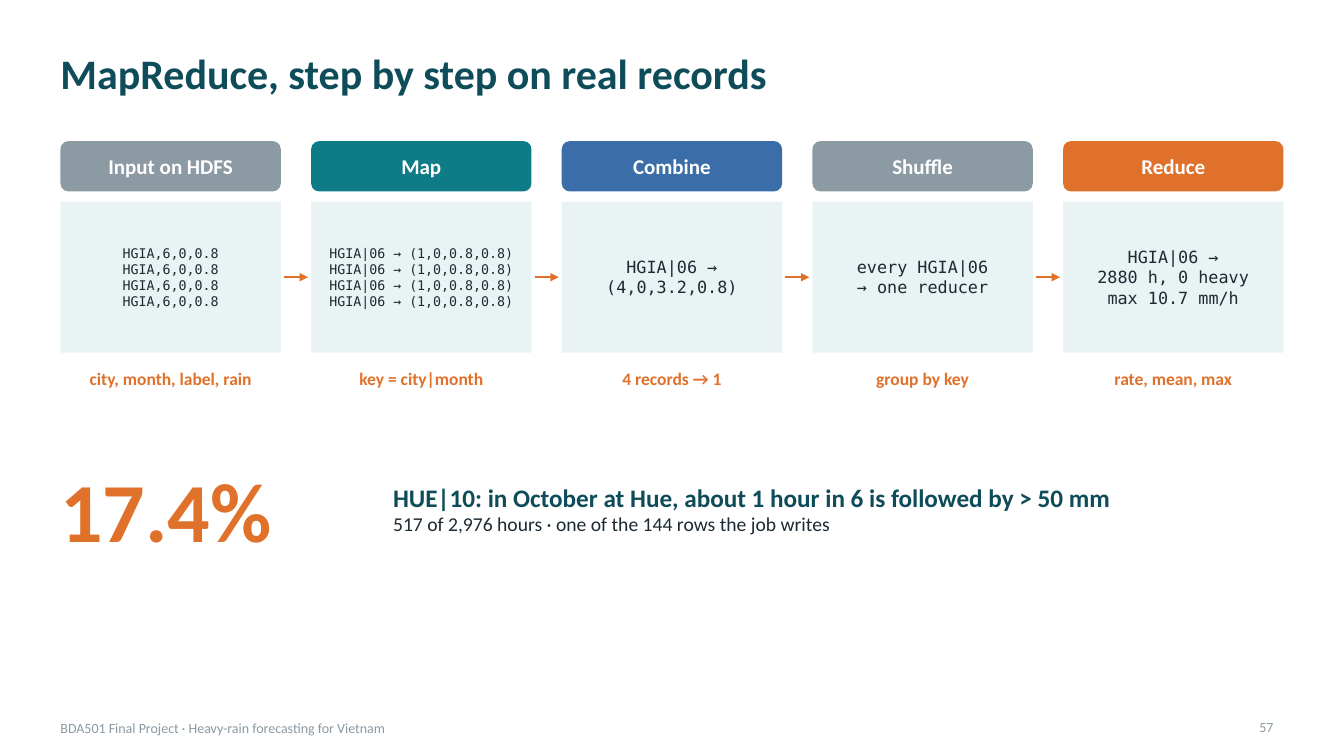
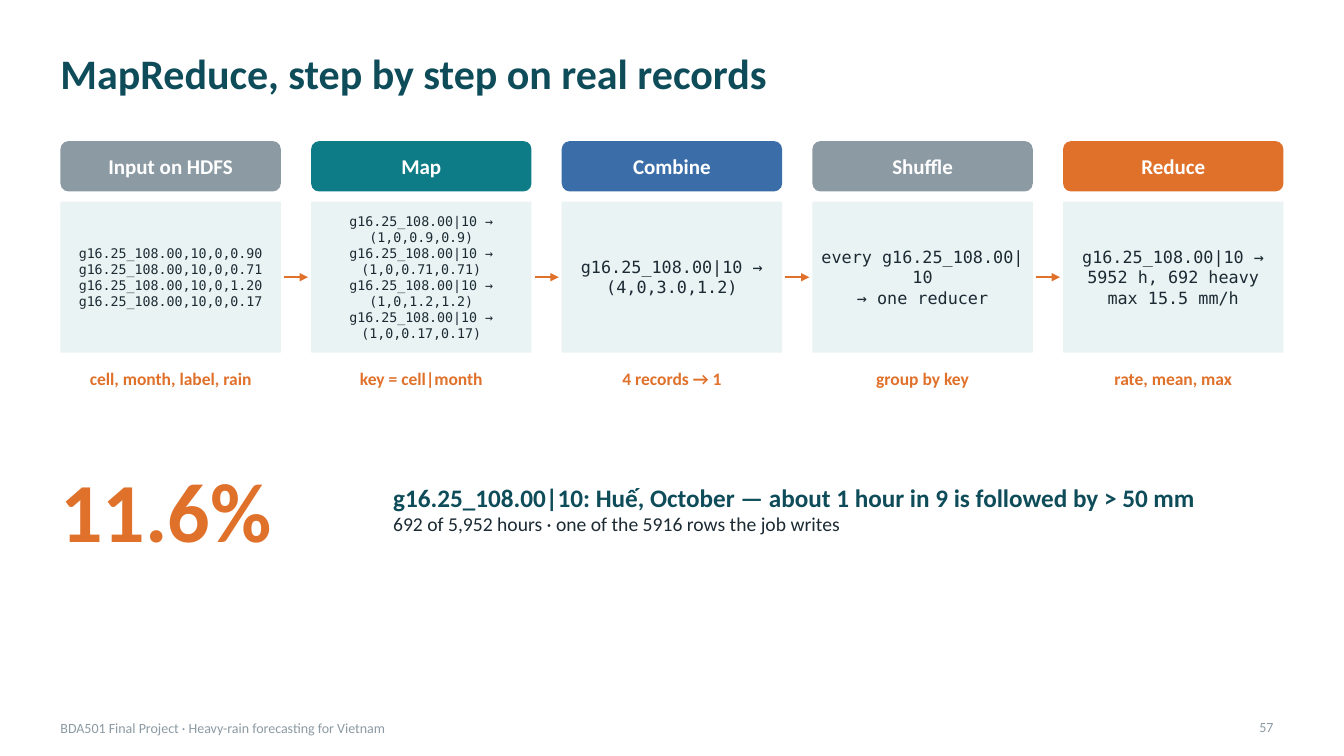
Before and after one commit to PhamLeTanThinh/BDA501_weather, a slide deck: slide 57 of deck/BDA501_Heavy_Rain_Forecast.pptx. Drawn at 1344x756 pixels with LibreOffice and Linux fonts; fonts in the diff are those of the drawing. Boxes give left, top, right and bottom in pixels: in the first picture for what was removed or moved away, otherwise in the second. Text is boxed around its words. In the diff, an @@ line names an element or a change of style, - is before the commit and + after.

```diff
--- a/deck/BDA501_Heavy_Rain_Forecast.pptx
+++ b/deck/BDA501_Heavy_Rain_Forecast.pptx
@@ text in rectangle at <box>349,216,481,340</box>: text changed @@
-HGIA|06 → (1,0,0.8,0.8)
-HGIA|06 → (1,0,0.8,0.8)
-HGIA|06 → (1,0,0.8,0.8)
-HGIA|06 → (1,0,0.8,0.8)
+g16.25_108.00|10 → (1,0,0.9,0.9)
+g16.25_108.00|10 → (1,0,0.71,0.71)
+g16.25_108.00|10 → (1,0,1.2,1.2)
+g16.25_108.00|10 → (1,0,0.17,0.17)
@@ text in rectangle at <box>79,248,263,309</box>: text changed @@
-HGIA,6,0,0.8
-HGIA,6,0,0.8
-HGIA,6,0,0.8
-HGIA,6,0,0.8
+g16.25_108.00,10,0,0.90
+g16.25_108.00,10,0,0.71
+g16.25_108.00,10,0,1.20
+g16.25_108.00,10,0,0.17
@@ text in rectangle at <box>581,260,743,296</box>: text changed @@
-HGIA|06 →
-(4,0,3.2,0.8)
+g16.25_108.00|10 →
+(4,0,3.0,1.2)
@@ text in rectangle at <box>821,250,1023,284</box>: text changed @@
-every HGIA|06
+every g16.25_108.00|10
@@ text in rectangle at <box>1082,250,1258,306</box>: text changed @@
-HGIA|06 →
-2880 h, 0 heavy
-max 10.7 mm/h
+g16.25_108.00|10 →
+5952 h, 692 heavy
+max 15.5 mm/h
@@ text at <box>90,372,251,387</box>: text changed @@
-city, month, label, rain
+cell, month, label, rain
@@ text at <box>360,372,482,388</box>: text changed @@
-key = city|month
+key = cell|month
@@ text at <box>60,484,271,543</box>: text changed @@
-17.4%
+11.6%
@@ text at <box>393,488,1194,535</box>: text changed @@
-HUE|10: in October at Hue, about 1 hour in 6 is followed by > 50 mm
-517 of 2,976 hours · one of the 144 rows the job writes
+g16.25_108.00|10: Huế, October — about 1 hour in 9 is followed by > 50 mm
+692 of 5,952 hours · one of the 5916 rows the job writes
```
Also in this commit, not shown: 13 other slides changed, 38 other files.
